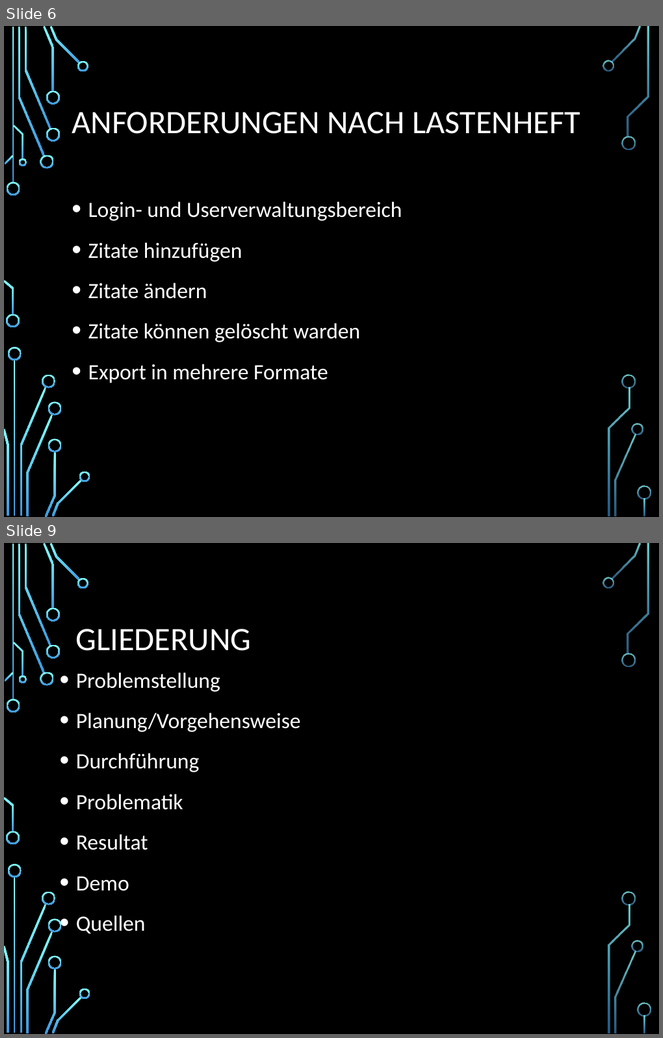
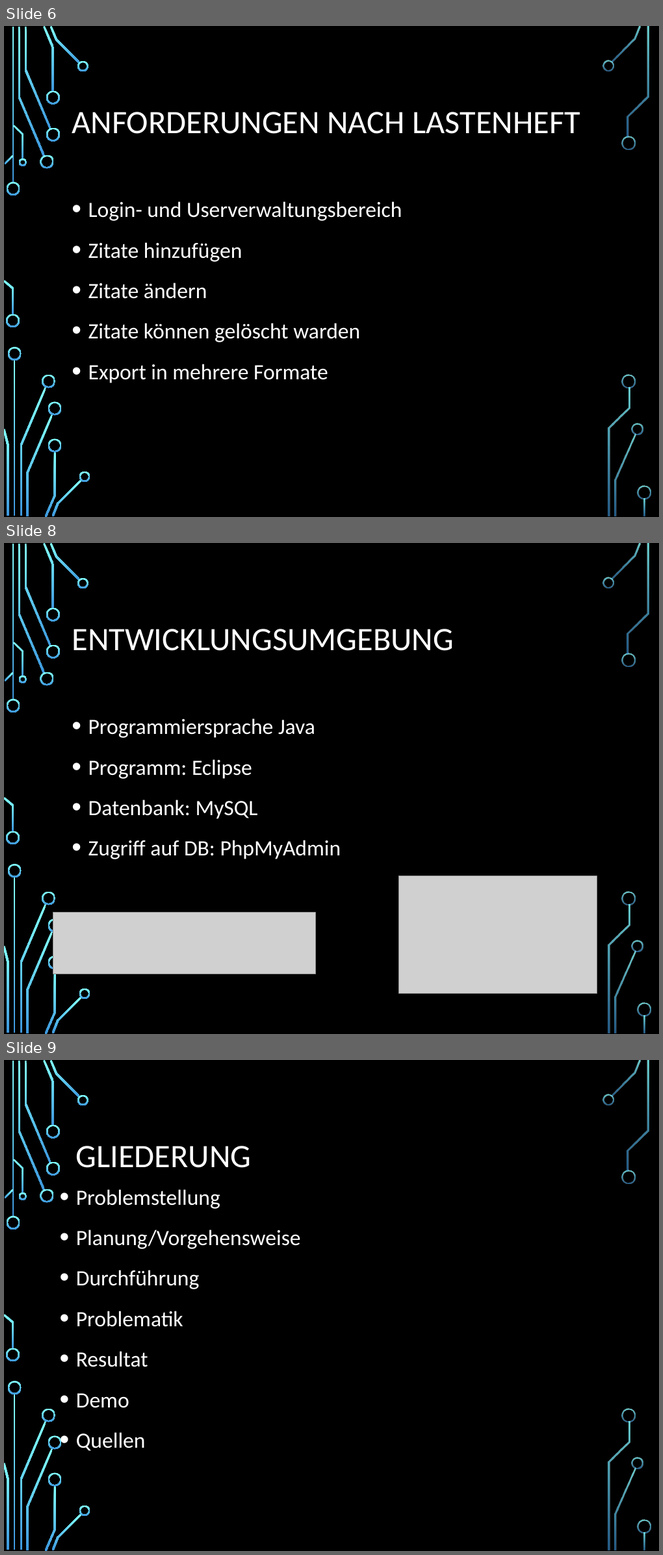
Before and after one commit to SanctumDesert/ZitateSammler, a slide deck: Zitatesammlung.pptx. Shown one above the other, each under a label of ours: slides 6 and 9 before the commit, slides 6, 8 and 9 after it; the slides between them are not shown. The pictures are 663x1038 and 663x1555 pixels, drawn with LibreOffice and Linux fonts; fonts in the diff are those of the drawing; grey boxes stand for pictures; background and template pictures are left out. Boxes give left, top, right and bottom in pixels: in the first picture for what was removed or moved away, otherwise in the second. Text is boxed around its words. In the diff, an @@ line names an element or a change of style, - is before the commit and + after.

```diff
--- a/Zitatesammlung.pptx
+++ b/Zitatesammlung.pptx
@@ slide 8 added at <box>4,543,659,1034</box>, background picture (left out); not listed: 36 template elements that a slide beside it also shows @@
@@ title added at <box>72,629,454,651</box>, 36 pt, text #FFFFFF @@
+ENTWICKLUNGSUMGEBUNG
@@ text added at <box>88,719,341,860</box>, 24 pt, text #FFFFFF @@
+• Programmiersprache Java
+• Programm: Eclipse
+• Datenbank: MySQL
+• Zugriff auf DB: PhpMyAdmin
@@ picture added at <box>399,876,597,994</box> @@
@@ picture added at <box>53,913,316,974</box> @@
```
Also in this commit, not shown: 4 slides changed, 1 slide removed.
